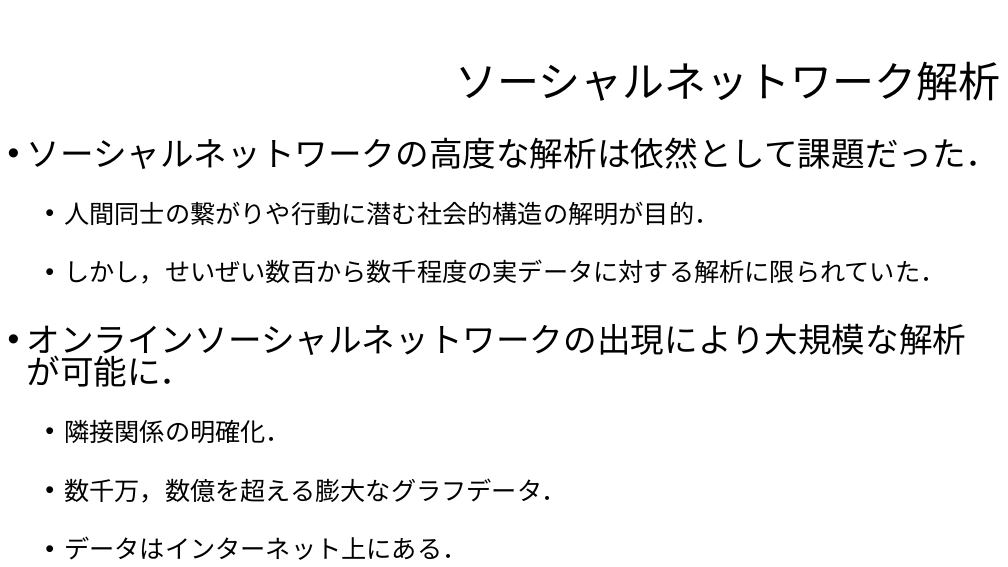
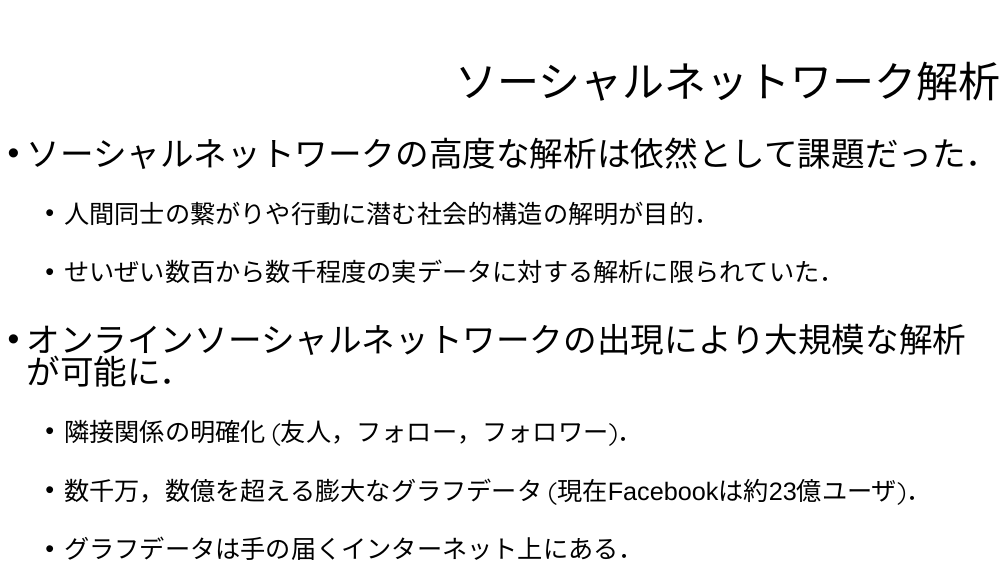
Before and after one commit to hiragaatsuya/trial_shudolab_2019, a slide deck: slide 8 of 第1回スライド.pptx (slide 9 before the commit). Drawn at 1008x567 pixels with LibreOffice and Linux fonts; fonts in the diff are those of the drawing; background and template pictures are left out. Boxes give left, top, right and bottom in pixels: in the first picture for what was removed or moved away, otherwise in the second. Text is boxed around its words. In the diff, an @@ line names an element or a change of style, - is before the commit and + after.

```diff
--- a/第1回スライド.pptx
+++ b/第1回スライド.pptx
@@ text at [64, 259, 844, 283]: text changed @@
-  • しかし，せいぜい数百から数千程度の実データに対する解析に限られていた．
+  • せいぜい数百から数千程度の実データに対する解析に限られていた．
@@ text at [64, 419, 932, 560]: text changed @@
-  • 隣接関係の明確化．
-  • 数千万，数億を超える膨大なグラフデータ．
-  • データはインターネット上にある．
+  • 隣接関係の明確化 (友人，フォロー，フォロワー)．
+  • 数千万，数億を超える膨大なグラフデータ (現在Facebookは約23億ユーザ)．
+  • グラフデータは手の届くインターネット上にある．
```
Also in this commit, not shown: 5 other slides changed, 2 other files.
